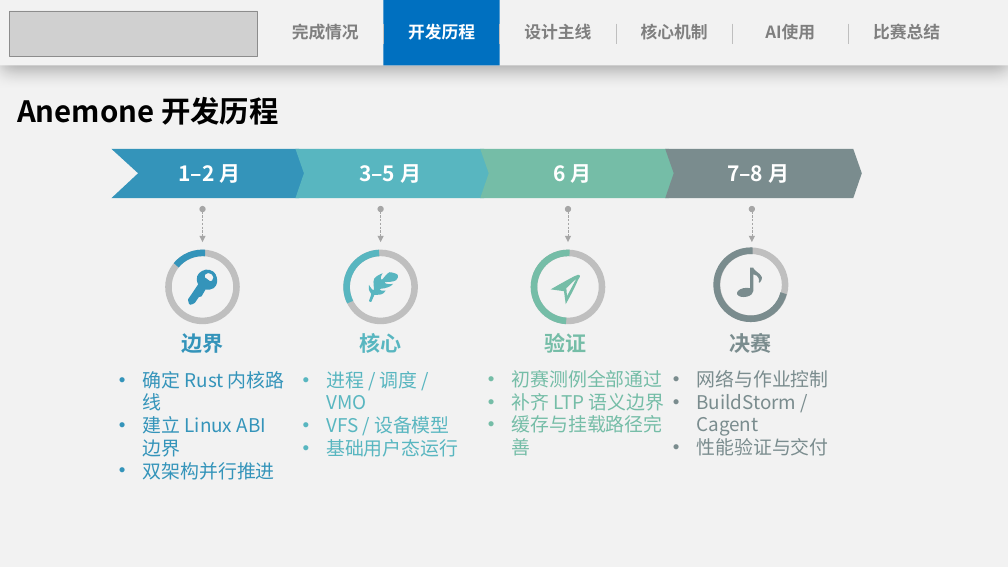
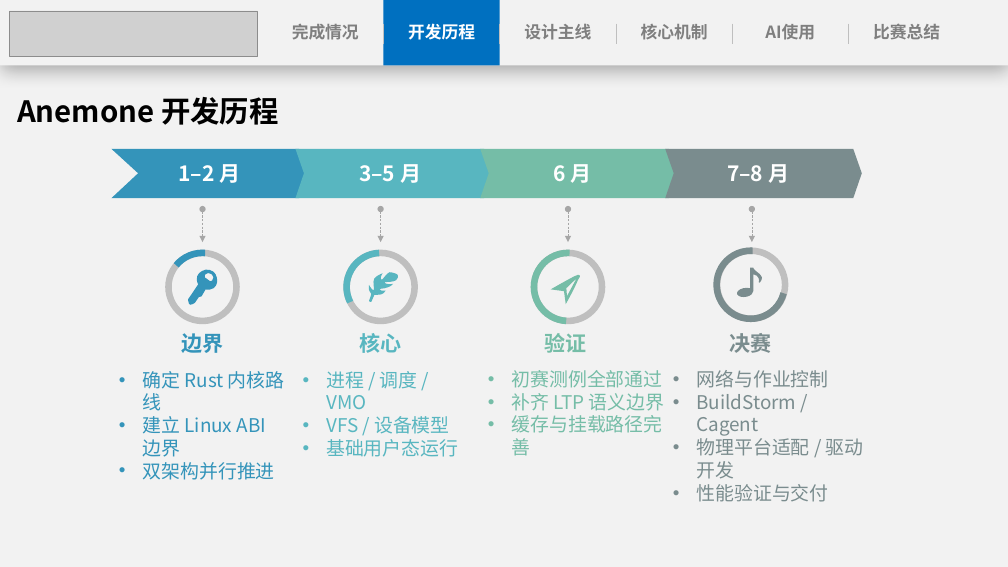
Before and after one commit to anemone-os/anemone, a slide deck: slide 7 of report/ppt/Anemone决赛演示文稿.pptx (slide 8 before the commit). Drawn at 1008x567 pixels with LibreOffice and Linux fonts; fonts in the diff are those of the drawing; grey boxes stand for pictures. Boxes give left, top, right and bottom in pixels: in the first picture for what was removed or moved away, otherwise in the second. Text is boxed around its words. In the diff, an @@ line names an element or a change of style, - is before the commit and + after.

```diff
--- a/report/ppt/Anemone决赛演示文稿.pptx
+++ b/report/ppt/Anemone决赛演示文稿.pptx
@@ text at (696,435,864,479): paragraph added @@
+• 物理平台适配 / 驱动开发
```
Also in this commit, not shown: 20 other slides changed, 1 slide added, 8 slides removed.
